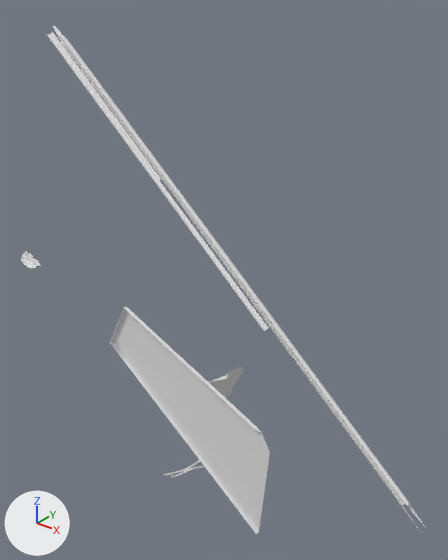
One commit to the OBJ model DarkChaos-Dev/gameitems/Primitive.LM_L_LM5_Parts.obj: the scene before it, then after it.
Camera for both pictures: a camera (50 mm lens) standing at (260.0, -268.0, 526.0) and looking at (-68.0, 143.0, 272.0). The lights are fixed; the arrows at lower left show +X, +Y and +Z. Where no turn or scale is listed for an object, it has been applied to the vertices. Vertices at the same position are counted once.

Objects in the first picture: 'LM_L_LM5_Parts'.
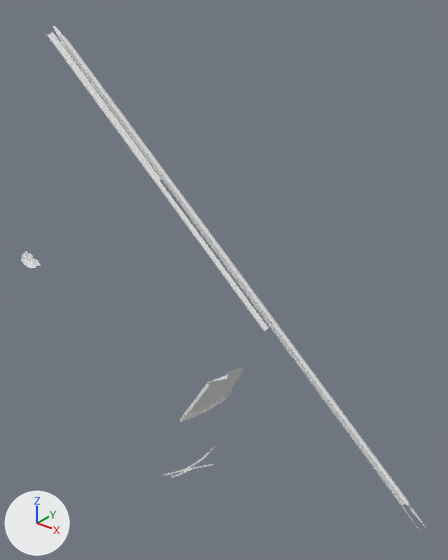
Diff of the bpy script that builds the scene:
```diff
--- a/DarkChaos-Dev/gameitems/Primitive.LM_L_LM5_Parts.obj.py
+++ b/DarkChaos-Dev/gameitems/Primitive.LM_L_LM5_Parts.obj.py
@@ me_lm_l_lm5_parts @@
 me_lm_l_lm5_parts.from_pydata(...)  # 298 vertices, 428 faces; spans x -284.0..152.0, y 29.0..225.0, z 2.0..485.0
 # used by ob_lm_l_lm5_parts; location = (0.0, 0.0, 0.0)
+# me_lm_l_lm5_parts part 1: the loose piece of 10 vertices spanning x -177.0..24.0, y 89.0..93.0, z 45.0..236.0 is deleted
```

Location of each change, [x1, y1, x2, y2] in pixels of the pictures (448 x 560 px):
'LM_L_LM5_Parts', reshaped: before [21, 26, 425, 534]; after [21, 26, 425, 531]
part 1 of me_lm_l_lm5_parts, deleted: before [110, 307, 270, 534]
